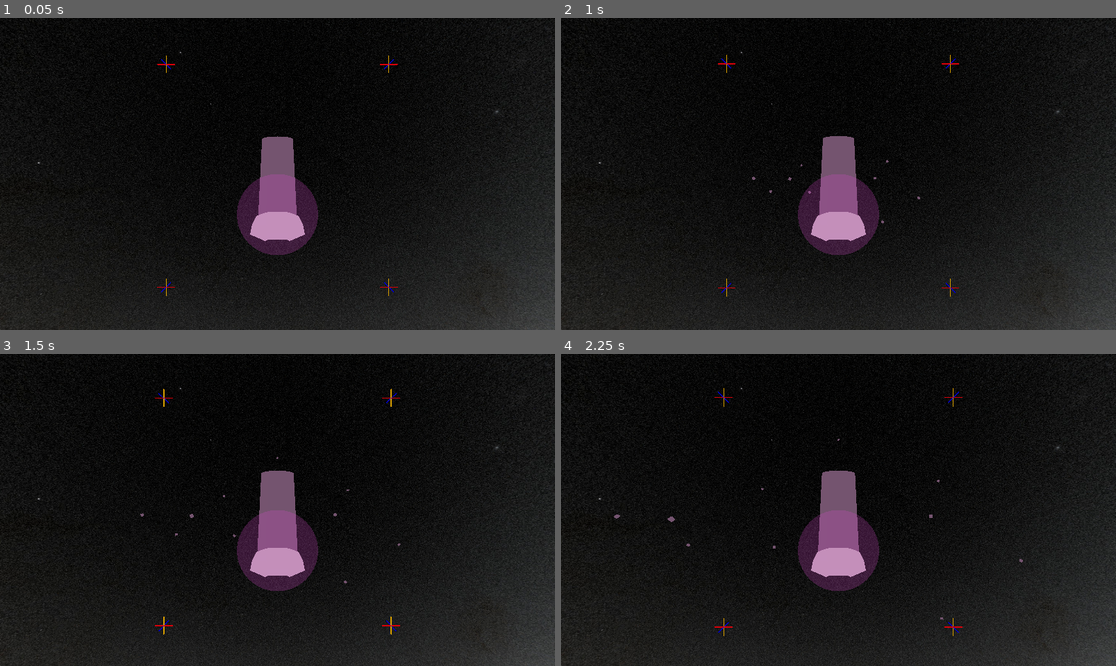
Above: before the commit, frames 1-4 (two rows, left to right).
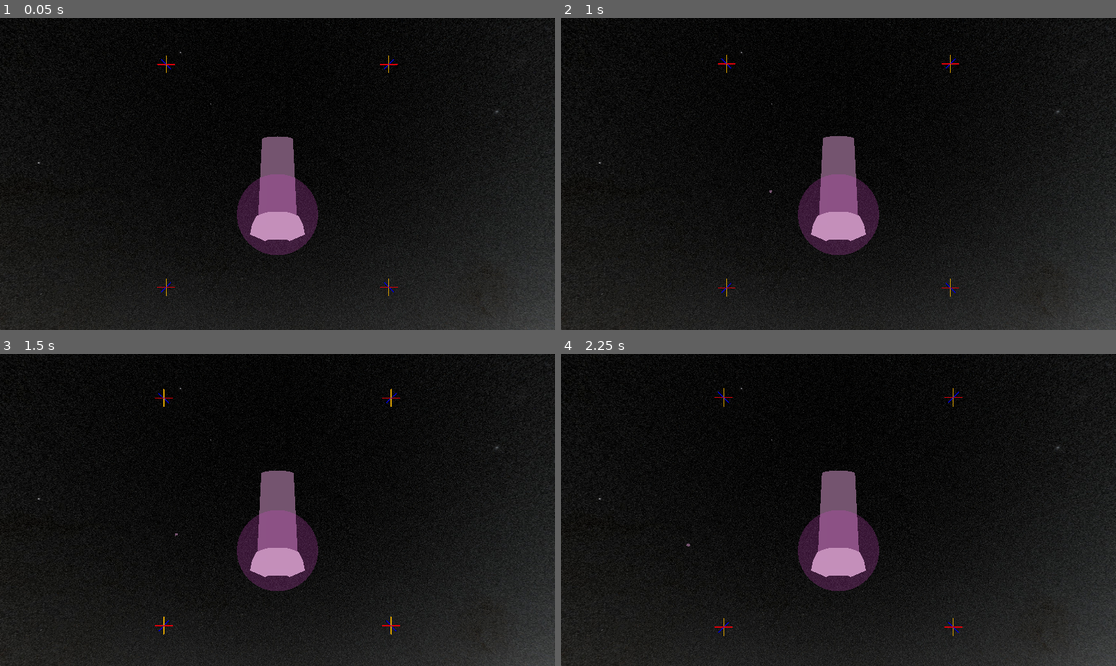
Above: after the commit, the same moments.

Repository: Wake1st/SpaceFlyer
Game: Godot game, scene res://space.tscn
The game is run twice, just before and just after one commit, with the same random seed, the same clock (stepped at 60 frames per second) and the same inputs.
Inputs:
- Up to frame 1 (0.05 s): no input
- Up to frame 2 (1 s): tap Enter at 0.5 s; hold W (forward) from 0.53 s (still down); tap Space (grab) at 0.6 s
- Up to frame 3 (1.5 s): tap Space (grab) at 1.25 s; release W (forward) at 1.28 s; hold S (backward) from 1.28 s (still down); tap Keypad 8 (a-pitch, bound only after the commit) at 1.35 s
- Up to frame 4 (2.25 s): tap Space (grab) at 1.55 s; tap Enter at 2 s; release S (backward) at 2.03 s; hold W (forward) from 2.03 s (still down); hold Keypad 2 (a-pitch, bound only before the commit) from 2.03 s (still down)

Frame 1 is identical in both runs. In frame 2, less than 0.1% of the frame differs, in the area x 34-65%, y 45-66%; in frame 3, less than 0.1%; in frame 4, less than 0.1%, in the area x 9-84%, y 27-86%.

Commit message:
fix: fidgety grabbable; more stable pickup/drop mechanic

Diff:
--- a/Vehicle.gd
+++ b/Vehicle.gd
@@ -6,35 +6,59 @@
 
 @export var controlsCapture:Node
 
-const translationDampCoef:float = 1.4
-const rotationDampCoef:float = 0.2
+const translationCoef:float = 1.4
+const rotationCoef:float = 0.2
 
-var grabbable:RigidBody3D = null
+var grabbableBody:RigidBody3D = null
+var grabbable:MeshInstance3D = null
 var grabbing:bool = false
+
+var deb
+
+func _ready():
+	deb = preload("res://debris.tscn")
 
 
 func _integrate_forces(_state):
 	var controls:Controls = controlsCapture._capture()
-#	print_info(controls)
 
 	motion(controls)
 
 	if controls.grab:
 		if grabbing:
+			grabbable.queue_free()
 			grabbable = null
 			grabbing = false
 
-	if grabbing:
-		var grabOrigin = global_transform.basis * $GrabArea/GrabCollider.transform.origin
-		grabbable.transform.origin = global_position + grabOrigin
-		print(grabbable.transform.origin)
+			var debris = deb.instantiate()
+			get_parent().add_child(debris)
+			var grabOrigin = global_transform.basis * $GrabArea/GrabCollider.transform.origin
+			debris.transform.origin = global_position + grabOrigin
+			var len = $GrabArea/GrabCollider.transform.origin.length()
+			var tangential_velocity = angular_velocity.cross(
+				global_transform.basis * Vector3.FORWARD * len
+			)
+			debris.linear_velocity = linear_velocity + tangential_velocity
+			#	spinning should throw the debris
+		else:
+			if grabbableBody:
+				grabbing = true
+				grabbable = grabbableBody.get_child(1)
+
+				if (grabbable.get_parent()):
+					grabbable.get_parent().remove_child(grabbable)
+				$GrabArea/GrabCollider.add_child(grabbable)
+
+				grabbableBody.queue_free()
 
 
 func motion(controls:Controls):
 	#	translate
 	if controls.stopTranslation:
 		if linear_velocity.length() > 1:
-			apply_force(-linear_velocity.normalized() * translationSpeed * translationDampCoef)
+			apply_force(
+				-linear_velocity.normalized() * translationSpeed * translationCoef
+			)
 		else:
 			linear_velocity = Vector3.ZERO
 	else:
@@ -43,7 +67,9 @@
 	#	rotate
 	if controls.stopRotation:
 		if angular_velocity.length() > 0.1:
-			apply_torque(-angular_velocity.normalized() * translationSpeed * rotationDampCoef)
+			apply_torque(
+				-angular_velocity.normalized() * translationSpeed * rotationCoef
+			)
 		else:
 			angular_velocity = Vector3.ZERO
 	else:
@@ -52,13 +78,10 @@
 
 func _on_area_3d_body_entered(body):
 	if grabbable == null:
-		grabbable = body
-		grabbable.angular_velocity = Vector3.ZERO
-		grabbable.linear_velocity = Vector3.ZERO
-		grabbing = true
+		grabbableBody = body
 
 
-func _on_area_3d_body_exited(body):
+func _on_area_3d_body_exited(_body):
 	if not grabbing:
 		grabbable = null
 
--- /dev/null
+++ b/debris.gd
@@ -0,0 +1,5 @@
+extends RigidBody3D
+
+
+func _integrate_forces(_state):
+	print(transform.origin)
--- a/debris.tscn
+++ b/debris.tscn
@@ -1,4 +1,6 @@
-[gd_scene load_steps=3 format=3 uid="uid://bj1vt1e1nt6of"]
+[gd_scene load_steps=4 format=3 uid="uid://bj1vt1e1nt6of"]
+
+[ext_resource type="Script" path="res://debris.gd" id="1_7bqes"]
 
 [sub_resource type="BoxShape3D" id="BoxShape3D_wcvg6"]
 
@@ -10,11 +12,12 @@
 gravity_scale = 0.0
 linear_damp_mode = 1
 angular_damp_mode = 1
+script = ExtResource("1_7bqes")
 
 [node name="CollisionShape3D" type="CollisionShape3D" parent="."]
 shape = SubResource("BoxShape3D_wcvg6")
 
-[node name="MeshInstance3D" type="MeshInstance3D" parent="."]
+[node name="Mesh" type="MeshInstance3D" parent="."]
 mesh = SubResource("BoxMesh_xk2p0")
 
 [connection signal="body_entered" from="." to="." method="_on_body_entered"]
--- a/project.godot
+++ b/project.godot
@@ -19,12 +19,12 @@
 
 pitch={
 "deadzone": 0.5,
-"events": [Object(InputEventKey,"resource_local_to_scene":fa …(146 unchanged characters)… se,"keycode":0,"physical_keycode":4194446,"key_label":0,"unicode":56,"echo":false,"script":null)
+"events": [Object(InputEventKey,"resource_local_to_scene":fa …(146 unchanged characters)… se,"keycode":0,"physical_keycode":4194440,"key_label":0,"unicode":50,"echo":false,"script":null)
 ]
 }
 a-pitch={
 "deadzone": 0.5,
-"events": [Object(InputEventKey,"resource_local_to_scene":fa …(146 unchanged characters)… se,"keycode":0,"physical_keycode":4194440,"key_label":0,"unicode":50,"echo":false,"script":null)
+"events": [Object(InputEventKey,"resource_local_to_scene":fa …(146 unchanged characters)… se,"keycode":0,"physical_keycode":4194446,"key_label":0,"unicode":56,"echo":false,"script":null)
 ]
 }
 roll={
--- a/ship.gd
+++ b/ship.gd
@@ -1,7 +1,7 @@
 extends Node3D
 
 
-@export var itemCount:float = 10.0
+@export var itemCount:float = 1.0
 
 var items:Array[RigidBody3D] = []
 var firstPass:bool = true
@@ -22,7 +22,7 @@
 		)
 
 		items[i].apply_impulse(
-			global_position.normalized() * randf_range(2,5)
+			global_position.normalized() * randf_range(1,2)
 		)
 		items[i].apply_torque(
 			Vector3(
